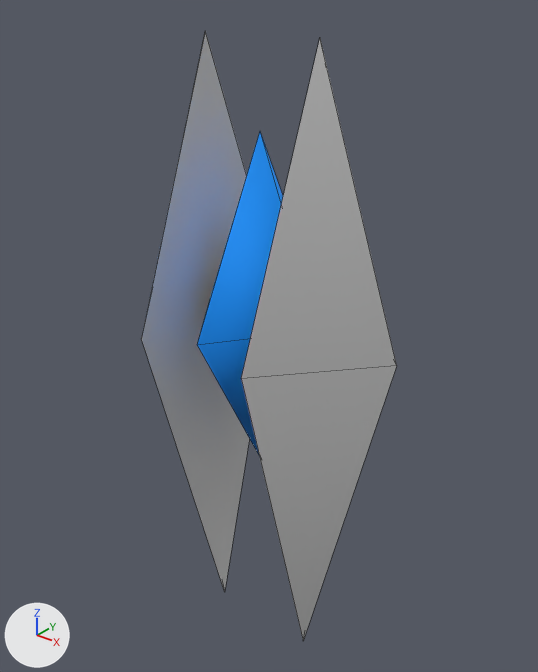
The FBX model Assets/Art/Skill_AOE/UAV_sub.fbx, before and after one commit.
One viewpoint serves both versions: a camera (50 mm lens) standing at (0.779, -0.951, 0.548) and looking at (-0.011, 0.037, -0.064). Lighting does not change. The marker at lower left points along +X, +Y and +Z. Mesh edges are drawn as thin lines. Where no turn or scale is listed for an object, it has been applied to the vertices.

The older version as bpy lines, for what is in view:
```python
me_mesh = bpy.data.meshes.new('Mesh')
me_mesh.from_pydata(...)  # 16 vertices, 18 faces; spans x -0.28..0.28, y -0.187..0.187, z -0.741..0.467
# faces by material slot: [8, 10]
me_mesh.materials.append(mat_uav_2)  # blue #0090fb
me_mesh.materials.append(mat_uav_1)  # light grey #cacaca
ob_uav_sub = bpy.data.objects.new('UAV_sub', me_mesh)
ob_uav_sub.location = (0.0, 0.0, 0.0)
```
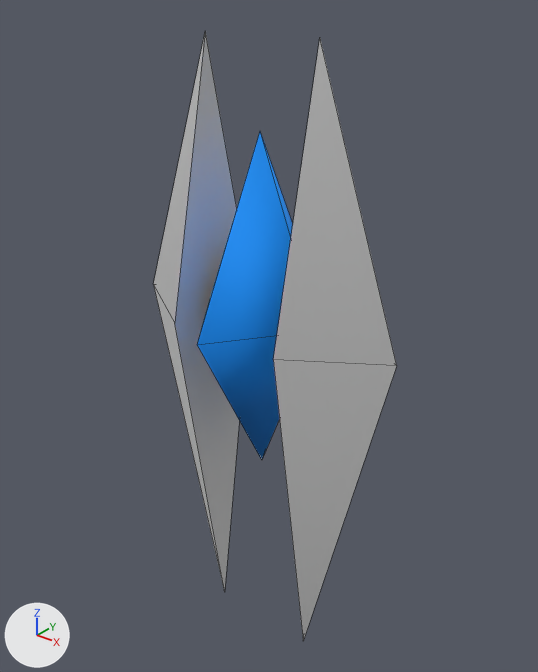
Patch to the scene script:
```diff
--- a/Assets/Art/Skill_AOE/UAV_sub.fbx.py
+++ b/Assets/Art/Skill_AOE/UAV_sub.fbx.py
@@ me_mesh @@
 me_mesh.from_pydata(...)  # 16 vertices, 18 faces; spans x -0.28..0.28, y -0.187..0.187, z -0.741..0.467
 # used by ob_uav_sub; location = (0.0, 0.0, 0.0)
-me_mesh.vertices[7].co = (-0.113, 0.187, -0.015)
-me_mesh.vertices[10].co = (-0.113, -0.187, -0.015)  # pixel (141, 338)
-me_mesh.vertices[12].co = (0.113, -0.187, -0.015)  # pixel (241, 378)
-me_mesh.vertices[15].co = (0.113, 0.187, -0.015)
+# me_mesh part 1
+me_mesh.vertices[7].co = (-0.113, 0.107, -0.015)
+me_mesh.vertices[10].co = (-0.113, -0.107, -0.015)  # pixel (174, 323)
+# me_mesh part 2
+me_mesh.vertices[12].co = (0.113, -0.107, -0.015)  # pixel (273, 359)
+me_mesh.vertices[15].co = (0.113, 0.107, -0.015)
 me_mesh.materials.append(mat_uav_2)
```

Pixel boxes [x1, y1, x2, y2] of what changed, in the pictures (538 x 672 px; the box of a moved part takes in the faces that stretch with it):
'UAV_sub', reshaped: before [141, 31, 397, 641]; after [154, 32, 397, 641]
part 1 of me_mesh, moved or reshaped: before [141, 31, 249, 592]; after [154, 32, 239, 592]
part 2 of me_mesh, moved or reshaped: before [241, 39, 397, 641]; after [273, 39, 397, 641]
